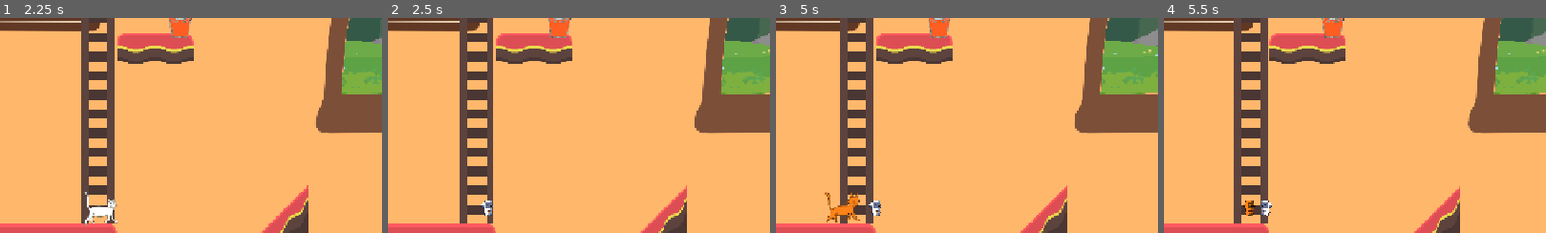
Above: before the commit, frames 1-4 (left to right).
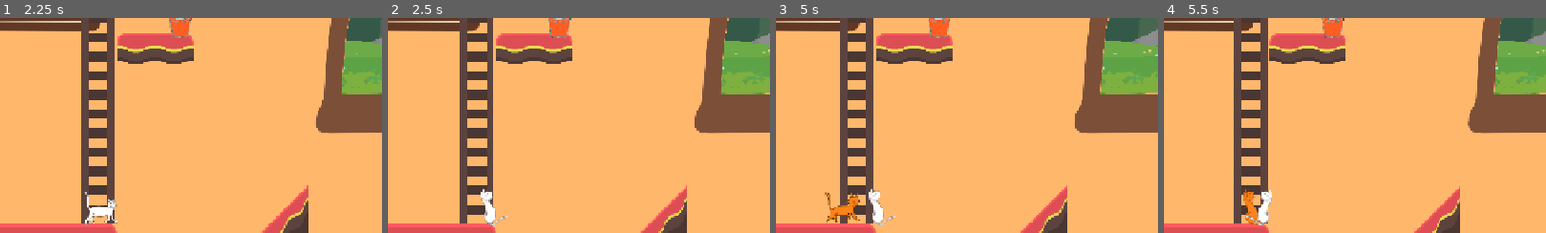
Above: after the commit, the same moments.

Repository: Fantasiel/GameJam25
Game: Godot game, scene res://scenes/menu.tscn
Same seed, same stepped clock (60 frames per second), same inputs: the game is played once before the commit and once after it.
Inputs:
- Up to frame 1 (2.25 s): click "Play" at 0.5 s; hold Right (move_right) from 1.28 s (still down); tap F (interact) at 1.35 s; tap Space (jump) at 1.52 s; tap Delete (die) at 2.1 s
- Up to frame 2 (2.5 s): keep holding Right (move_right); tap Space (jump) at 2.27 s; tap F (interact) at 2.3 s
- Up to frame 3 (5 s): release Right (move_right) at 2.78 s; hold Left (move_left) 2.78-3.53 s; tap F (interact) at 2.85, 3.8, 4.35 s; hold Right (move_right) from 3.53 s (still down); tap Ctrl (replay) at 3.6 s; tap Space (jump) at 3.77, 4.52 s
- Up to frame 4 (5.5 s): release Right (move_right) at 5.03 s; hold Left (move_left) from 5.03 s (still down); tap Delete (die) at 5.1 s; tap Space (jump) at 5.27 s; tap F (interact) at 5.3 s
The pictures show only the part of the screen within x 37-87%, y 11-61%; the shares and areas given below are measured in that part.

Frame 1 is identical in both runs. In frame 2, 0.5% of the frame differs, in the area x 24-32%, y 79-97%; in frame 3, 0.5%; in frame 4, 0.8%, in the area x 20-29%, y 79-97%.

Commit message:
climbing animation for cat

Diff:
--- a/scenes/cat/cat.tscn
+++ b/scenes/cat/cat.tscn
@@ -1,10 +1,11 @@
-[gd_scene load_steps=34 format=3 uid="uid://pk521wn71ktd"]
+[gd_scene load_steps=31 format=3 uid="uid://pk521wn71ktd"]
 
 [ext_resource type="Texture2D" uid="uid://b0c6brx6gr8jn" path="res://art/cat/Idle/Idle1.png" id="2_51n23"]
-[ext_resource type="Texture2D" uid="uid://kqm5b8teasr4" path="res://art/Owlet_Monster_Idle_4.png" id="3_51n23"]
 [ext_resource type="Texture2D" uid="uid://cxdmn4rd4bw5k" path="res://art/cat/Idle/Idle2.png" id="3_y6awo"]
 [ext_resource type="Texture2D" uid="uid://cseyun1eoeqly" path="res://art/cat/Interact/Interact1.png" id="4_3fp21"]
+[ext_resource type="Texture2D" uid="uid://brkr7p4i0o0cc" path="res://art/cat/Climbing/Climbing2.png" id="5_d1w6o"]
 [ext_resource type="Texture2D" uid="uid://csxl4lhqm6653" path="res://art/cat/Interact/Interact2.png" id="5_j2vs2"]
+[ext_resource type="Texture2D" uid="uid://b2sajqa4cgs64" path="res://art/cat/Climbing/Climbing3.png" id="6_b5kay"]
 [ext_resource type="Texture2D" uid="uid://cp7un11g8mxug" path="res://art/cat/Interact/Interact3.png" id="6_iptxc"]
 [ext_resource type="Texture2D" uid="uid://cv5uh1eiso0l2" path="res://art/cat/Interact/Interact4.png" id="7_fyj7c"]
 [ext_resource type="Texture2D" uid="uid://cs3uxtcjn24jw" path="res://art/cat/Aim/Aim1.png" id="8_iyxnu"]
@@ -194,22 +195,6 @@
 atlas = ExtResource("8_iyxnu")
 region = Rect2(0, 0, 64, 64)
 
-[sub_resource type="AtlasTexture" id="AtlasTexture_yq0pa"]
-atlas = ExtResource("3_51n23")
-region = Rect2(0, 0, 32, 32)
-
-[sub_resource type="AtlasTexture" id="AtlasTexture_kk0v1"]
-atlas = ExtResource("3_51n23")
-region = Rect2(32, 0, 32, 32)
-
-[sub_resource type="AtlasTexture" id="AtlasTexture_3fy10"]
-atlas = ExtResource("3_51n23")
-region = Rect2(64, 0, 32, 32)
-
-[sub_resource type="AtlasTexture" id="AtlasTexture_3fp21"]
-atlas = ExtResource("3_51n23")
-region = Rect2(96, 0, 32, 32)
-
 [sub_resource type="AtlasTexture" id="AtlasTexture_rklkh"]
 atlas = ExtResource("2_51n23")
 region = Rect2(0, 0, 64, 64)
@@ -262,16 +247,10 @@
 }, {
 "frames": [{
 "duration": 1.0,
-"texture": SubResource("AtlasTexture_yq0pa")
-}, {
-"duration": 1.0,
-"texture": SubResource("AtlasTexture_kk0v1")
-}, {
-"duration": 1.0,
-"texture": SubResource("AtlasTexture_3fy10")
-}, {
-"duration": 1.0,
-"texture": SubResource("AtlasTexture_3fp21")
+"texture": ExtResource("5_d1w6o")
+}, {
+"duration": 1.0,
+"texture": ExtResource("6_b5kay")
 }],
 "loop": true,
 "name": &"climb",
@@ -361,10 +340,8 @@
 
 [node name="AnimatedSprite2D" type="AnimatedSprite2D" parent="."]
 sprite_frames = SubResource("SpriteFrames_tol8a")
-animation = &"interact"
+animation = &"climb"
 autoplay = "idle"
-frame = 3
-frame_progress = 1.0
 
 [node name="CollisionShape2D" type="CollisionShape2D" parent="."]
 position = Vector2(0, 13)
Binary file changed: art/cat/Climbing/Climbing2.png
Binary file changed: art/cat/Climbing/Climbing3.png
Not shown: 1 places in scenes/cat/cat.tscn that only renumber resources
